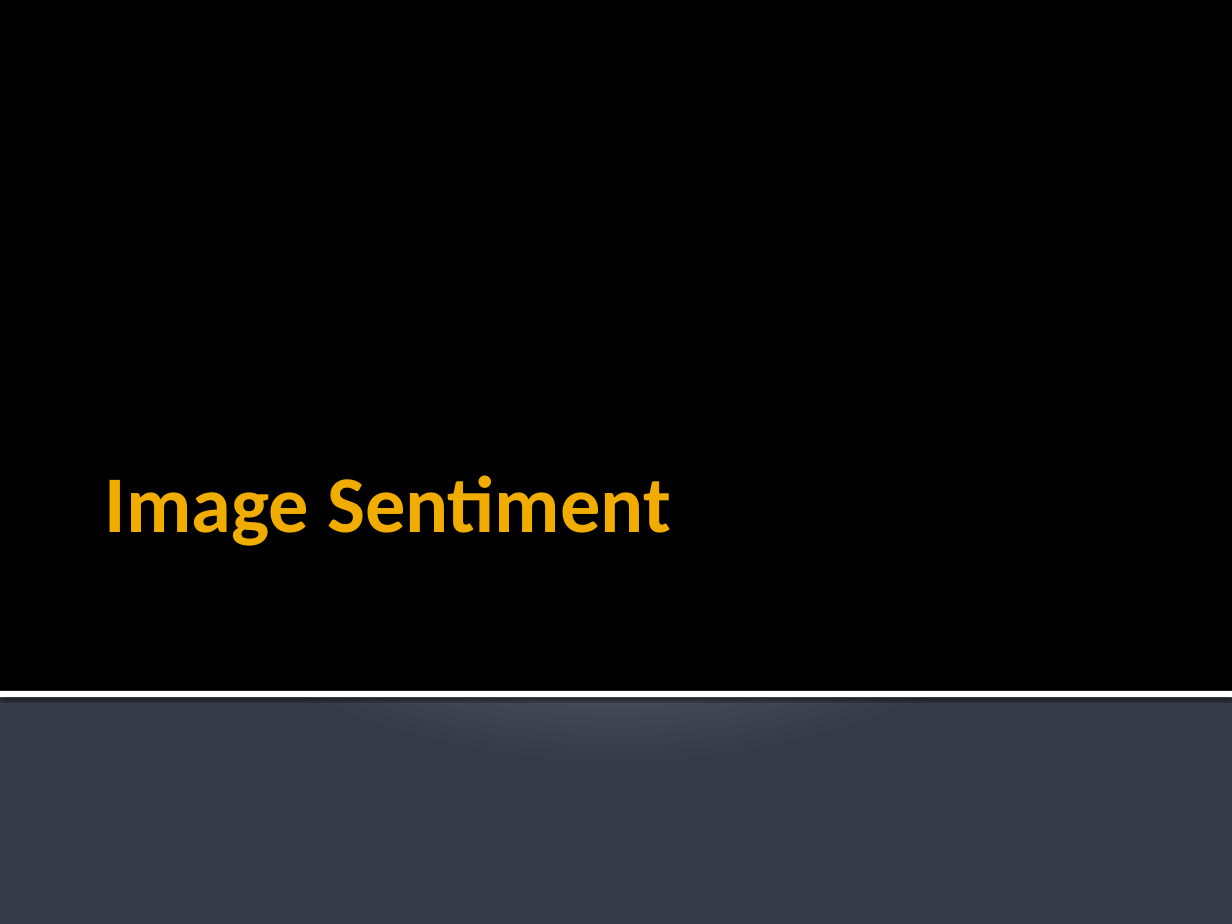
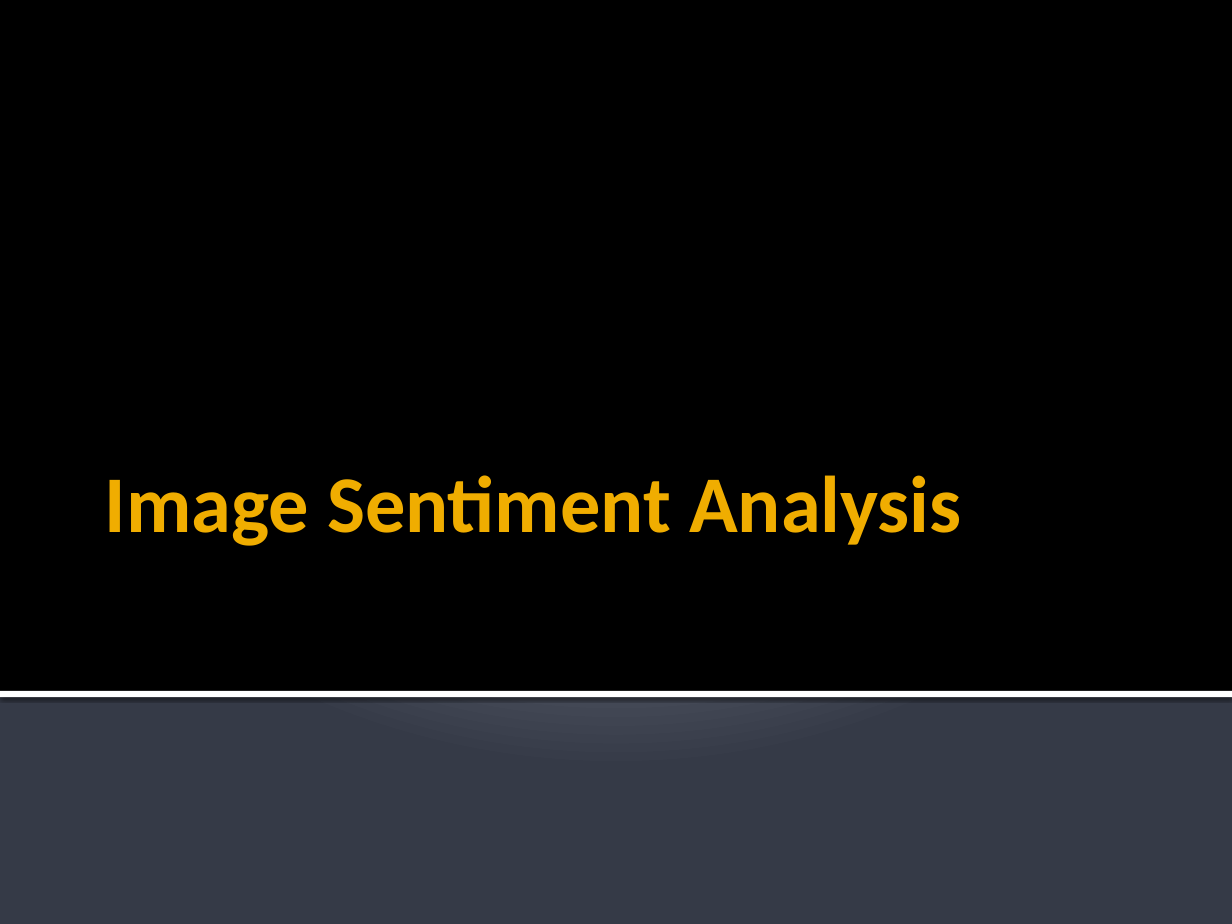
Before and after one commit to asterix135/CKME136, a slide deck: slide 1 of Submissions/C_Graham_Capstone.pptx. Drawn at 1232x924 pixels with LibreOffice and Linux fonts; fonts in the diff are those of the drawing. Boxes give left, top, right and bottom in pixels: in the first picture for what was removed or moved away, otherwise in the second. Text is boxed around its words. In the diff, an @@ line names an element or a change of style, - is before the commit and + after.

```diff
--- a/Submissions/C_Graham_Capstone.pptx
+++ b/Submissions/C_Graham_Capstone.pptx
@@ title at (x1=105, y1=475, x2=961, y2=546): text changed @@
-Image Sentiment
+Image Sentiment Analysis
```
Also in this commit, not shown: 1 other slide changed, 6 slides added, 2 other files.
